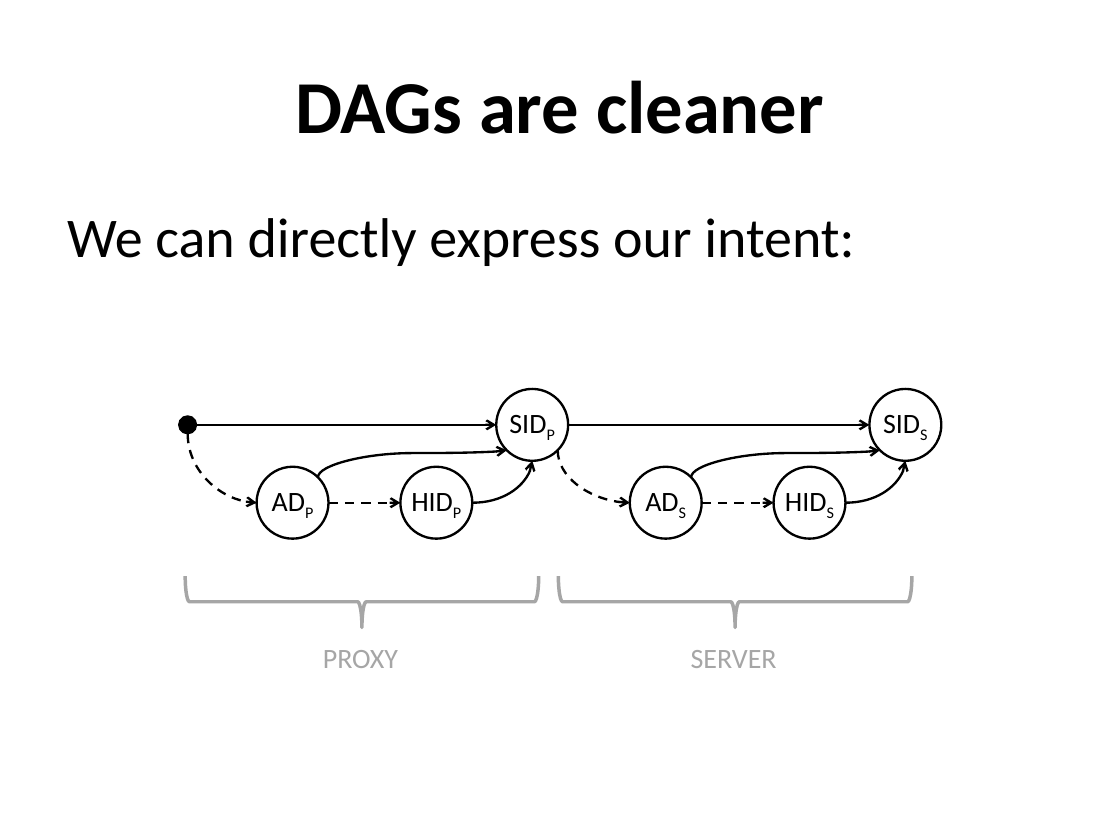
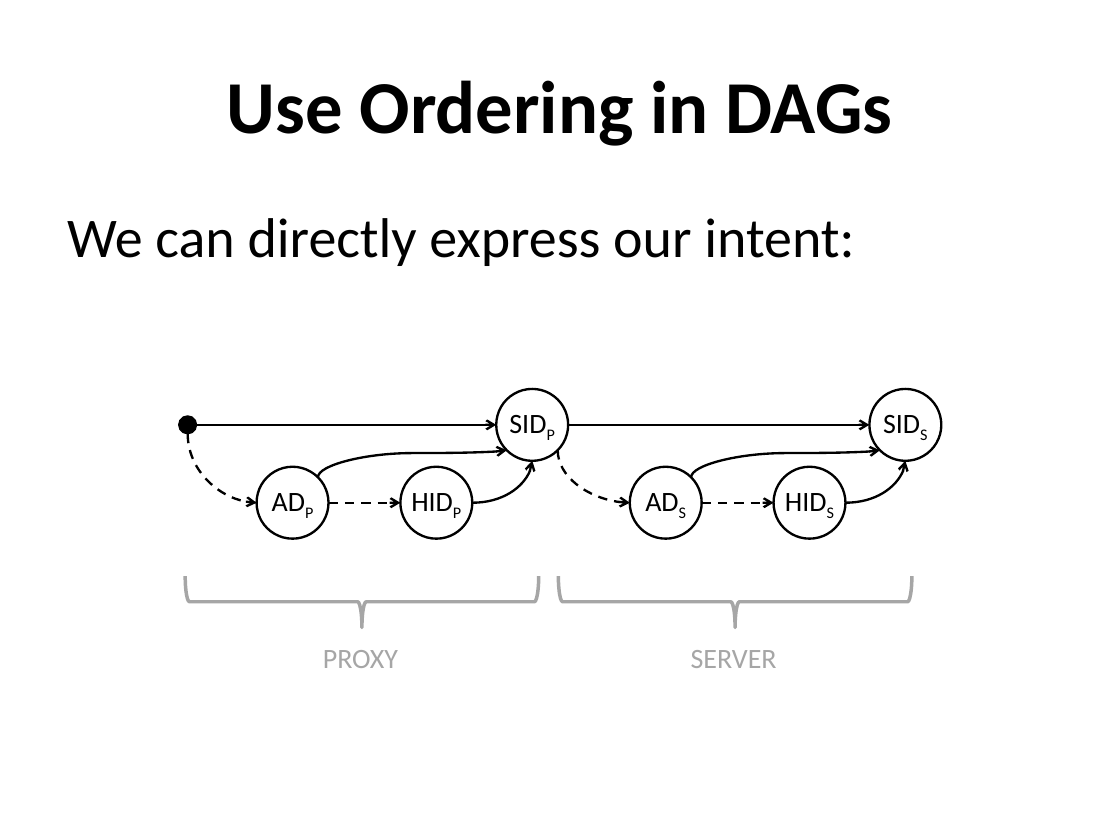
Before and after one commit to nfeltman/XIAnon, a slide deck: slide 9 of Presentation/Anonymity In XIA.pptx (slide 6 before the commit). Drawn at 1120x840 pixels with LibreOffice and Linux fonts; fonts in the diff are those of the drawing. Boxes give left, top, right and bottom in pixels: in the first picture for what was removed or moved away, otherwise in the second. Text is boxed around its words. In the diff, an @@ line names an element or a change of style, - is before the commit and + after.

```diff
--- a/Presentation/Anonymity In XIA.pptx
+++ b/Presentation/Anonymity In XIA.pptx
@@ title at [227,80,893,146]: text changed @@
-DAGs are cleaner
+Use Ordering in DAGs
```
Also in this commit, not shown: 4 other slides changed, 5 slides added, 2 slides removed.
